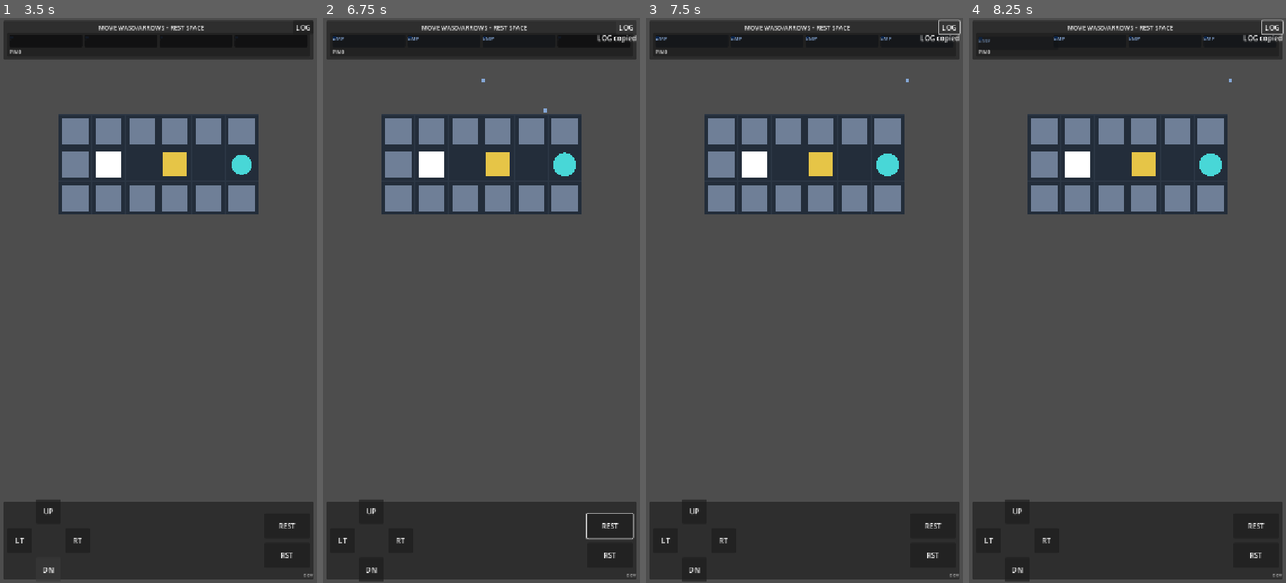
Above: before the commit, frames 1-4 (left to right).
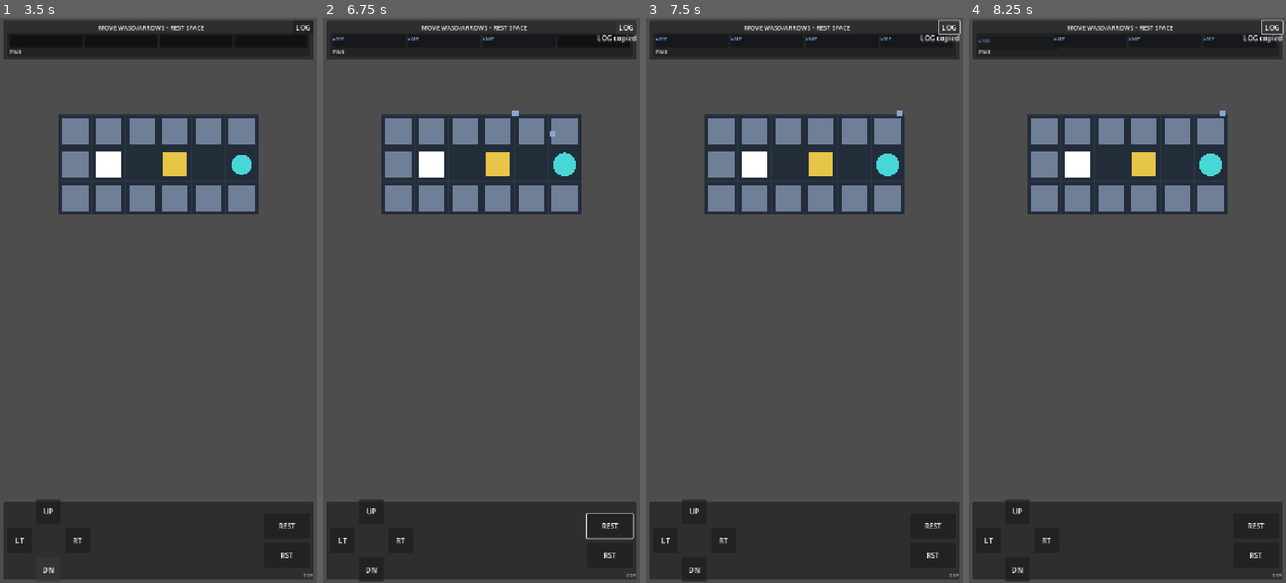
Above: after the commit, the same moments.

Repository: hszqf/Scatterbrain
Game: Godot game, scene res://scenes/app/App.tscn
The game is run twice, just before and just after one commit, with the same random seed, the same clock (stepped at 60 frames per second) and the same inputs.
Inputs:
- Up to frame 1 (3.5 s): click "UP" at 0.5 s; click "LT" at 1.25 s; click "RT" at 2 s; click "DN" at 2.75 s
- Up to frame 2 (6.75 s): click "REST" at 3.5 s; click "RST" at 4.25 s; click "LOG" at 5 s; tap Enter at 5.75 s; hold Right (move_right) 5.78-6.53 s; tap Space (empty_change) at 5.85, 6.6 s; hold Down (move_down) from 6.53 s (still down)
- Up to frame 3 (7.5 s): release Down (move_down) at 7.28 s; hold Right (move_right) from 7.28 s (still down); tap Space (empty_change) at 7.35 s
- Up to frame 4 (8.25 s): release Right (move_right) at 8.03 s; hold Up (move_up) from 8.03 s (still down); tap Space (empty_change) at 8.1 s

Frame 1 is identical in both runs. In frame 2, less than 0.1% of the frame differs, in the area x 50-74%, y 10-21%; in frame 3, less than 0.1%; in frame 4, less than 0.1%.

Commit message:
Adjust incoming queue fly effect size and speed

Diff:
--- a/scripts/game/memory_queue_view.gd
+++ b/scripts/game/memory_queue_view.gd
@@ -10,6 +10,8 @@
 @export var append_pop_scale: float = 1.2
 @export var append_duration: float = 0.3
 @export var incoming_fx_duration: float = 0.5
+@export var incoming_fx_size: float = 14.0
+@export var incoming_fx_end_scale: float = 0.72
 @export var settle_duration: float = 0.16
 @export var focus_scale: float = 1.3
 @export var focus_in_duration: float = 0.15
@@ -207,17 +209,17 @@
 	var target_global: Vector2 = target_slot.get_global_rect().get_center()
 	var particle: ColorRect = ColorRect.new()
 	particle.mouse_filter = Control.MOUSE_FILTER_IGNORE
-	particle.size = Vector2(10, 10)
+	particle.size = Vector2.ONE * maxf(incoming_fx_size, 1.0)
 	particle.pivot_offset = particle.size * 0.5
 	particle.color = _slot_color(change)
 	particle.position = _to_local_canvas(source_global_pos) - particle.pivot_offset
 	add_child(particle)
 	_incoming_fx_nodes.append(particle)
-	var travel_time: float = maxf(append_duration * 0.9, 0.14)
+	var travel_time: float = maxf(incoming_fx_duration, 0.14)
 	var tween: Tween = create_tween()
 	tween.set_parallel(true)
 	tween.tween_property(particle, "position", _to_local_canvas(target_global) - particle.pivot_offset, travel_time).set_trans(Tween.TRANS_QUAD).set_ease(Tween.EASE_OUT)
-	tween.tween_property(particle, "scale", Vector2(0.55, 0.55), travel_time)
+	tween.tween_property(particle, "scale", Vector2.ONE * incoming_fx_end_scale, travel_time)
 	await tween.finished
 	particle.queue_free()
 	_incoming_fx_nodes.erase(particle)
